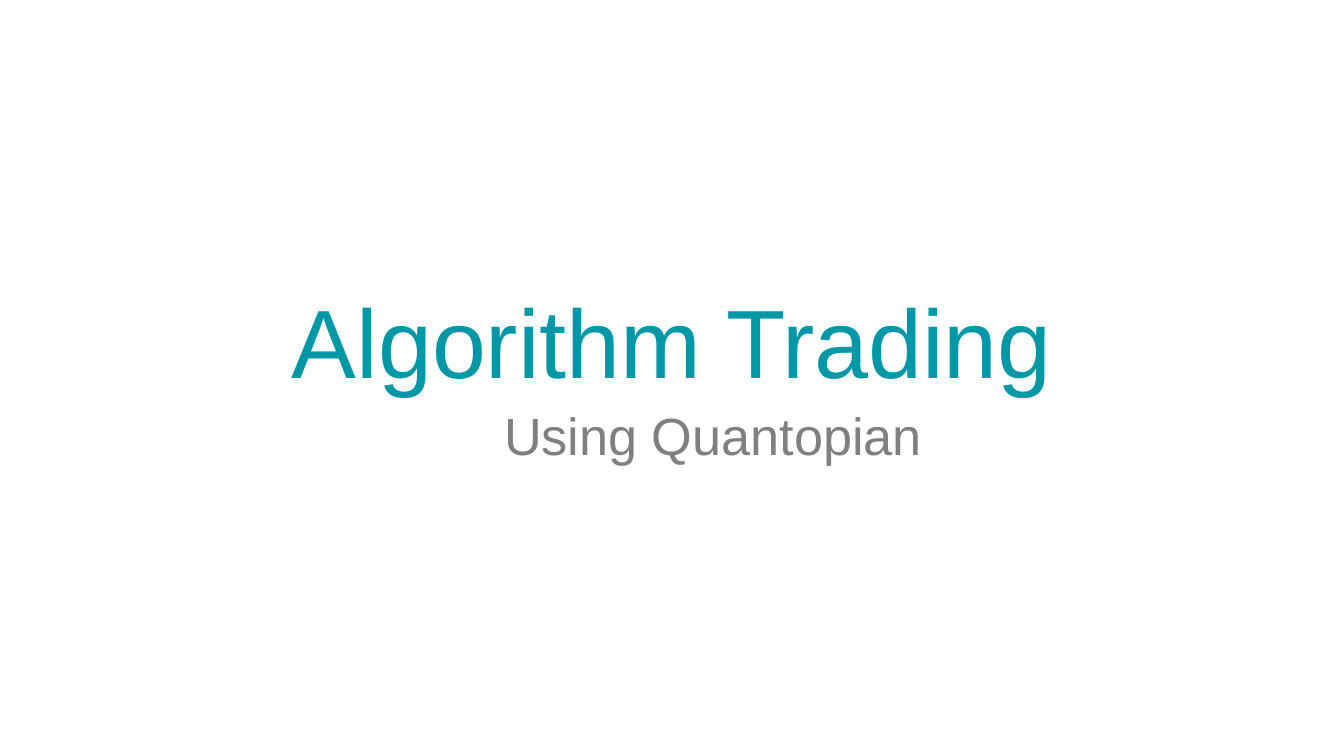
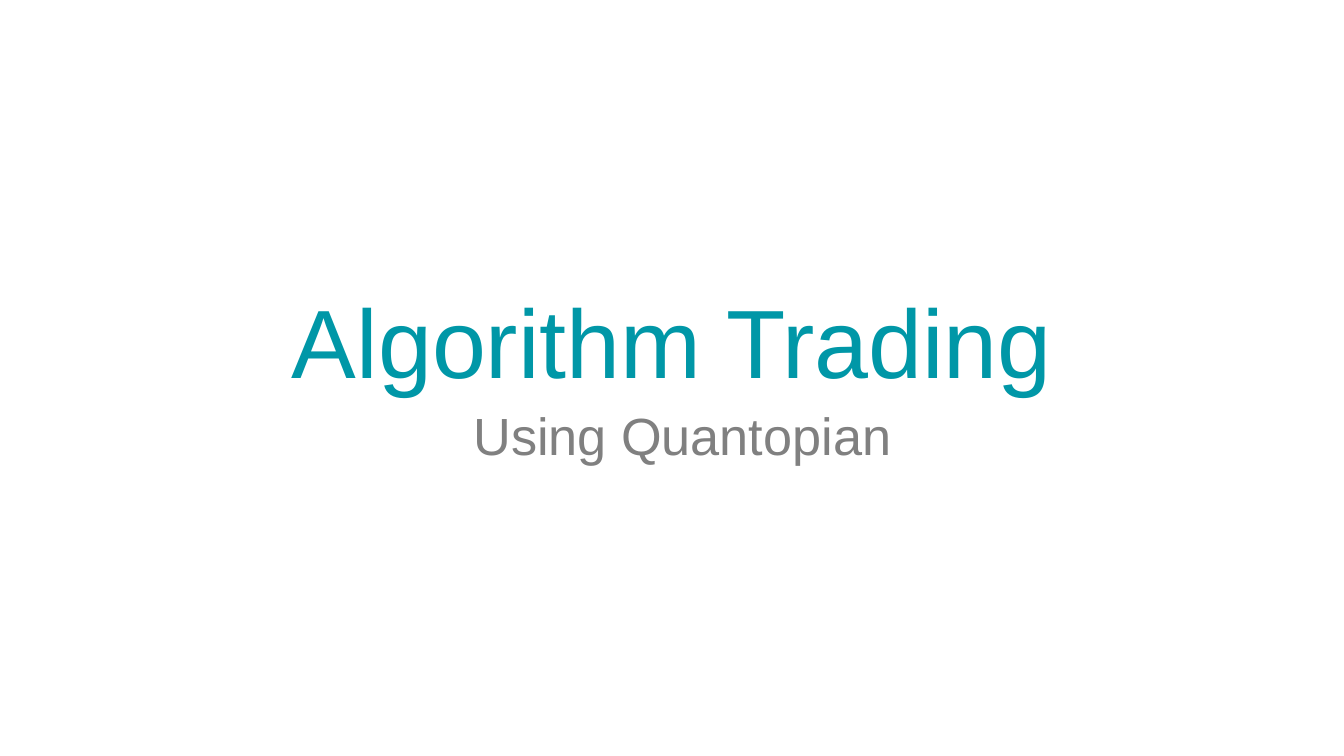
Before and after one commit to rajaharsha/Algorithm-Trading, a slide deck: slide 1 of PairTrading.pptx. Drawn at 1344x756 pixels with LibreOffice and Linux fonts; fonts in the diff are those of the drawing. Boxes give left, top, right and bottom in pixels: in the first picture for what was removed or moved away, otherwise in the second. Text is boxed around its words. In the diff, an @@ line names an element or a change of style, - is before the commit and + after.

```diff
--- a/PairTrading.pptx
+++ b/PairTrading.pptx
@@ subtitle "Using Quantopian": place and size @@
-subtitle "Using Quantopian" at [504,417,922,465]
+subtitle "Using Quantopian" at [473,417,891,465]
```
Also in this commit, not shown: 12 other slides changed, 5 slides added, 1 slide removed, 3 other files.
